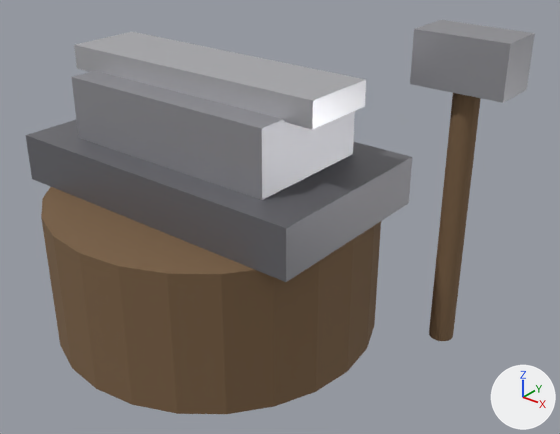
One commit to the glTF model assets/models/props/forge_station.glb: the scene before it, then after it.
One viewpoint serves both versions: a 50 mm camera at (1.038, -1.076, 0.809) aimed at (0.16, 0.021, 0.129). Lighting does not change. The marker at lower right points along +X, +Y and +Z. The older version comes first.

In view in the first picture: 'forge'.
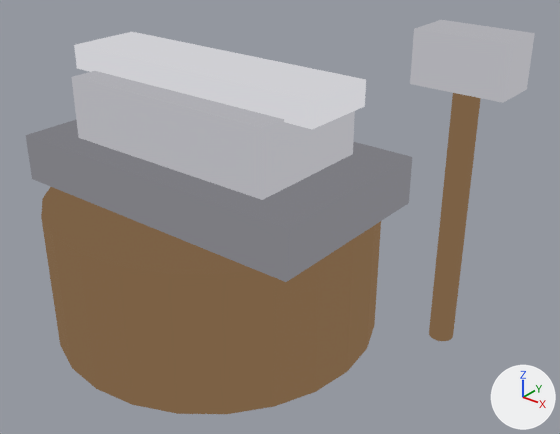
The change, as a list of edits to the scene's bpy script:
```text
Change mat_forgewood:
    mat_forgewood.base_color: (0.2, 0.12, 0.06) -> (0.0, 0.0, 0.0)  # brown #7c6145 -> black #000000
    add mat_forgewood.emission_color = (0.2, 0.12, 0.06)  # brown #7c6145
    add mat_forgewood.emission_strength = 1.0
    mat_forgewood.metallic: 0.0 -> 1.0
Change mat_forgemetaldk:
    mat_forgemetaldk.base_color: (0.2, 0.2, 0.22) -> (0.0, 0.0, 0.0)  # grey #7c7c81 -> black #000000
    mat_forgemetaldk.metallic: 0.5 -> 1.0
    mat_forgemetaldk.roughness: 0.45 -> 1.0
    add mat_forgemetaldk.emission_color = (0.2, 0.2, 0.22)  # grey #7c7c81
    add mat_forgemetaldk.emission_strength = 1.0
Change mat_forgemetal:
    mat_forgemetal.base_color: (0.42, 0.42, 0.45) -> (0.0, 0.0, 0.0)  # grey #adadb3 -> black #000000
    mat_forgemetal.metallic: 0.6 -> 1.0
    mat_forgemetal.roughness: 0.4 -> 1.0
    add mat_forgemetal.emission_color = (0.42, 0.42, 0.45)  # grey #adadb3
    add mat_forgemetal.emission_strength = 1.0
Change mat_forgemetallit:
    mat_forgemetallit.base_color: (0.62, 0.62, 0.65) -> (0.0, 0.0, 0.0)  # light grey #ceced3 -> black #000000
    mat_forgemetallit.metallic: 0.6 -> 1.0
    mat_forgemetallit.roughness: 0.35 -> 1.0
    add mat_forgemetallit.emission_color = (0.62, 0.62, 0.65)  # light grey #ceced3
    add mat_forgemetallit.emission_strength = 1.0
```

Location of each change, (x1, y1, x2, y2) in pixels of the pictures (560 x 434 px):
'forge', recoloured, surface changed (lighter): (26, 20, 535, 414) in both
